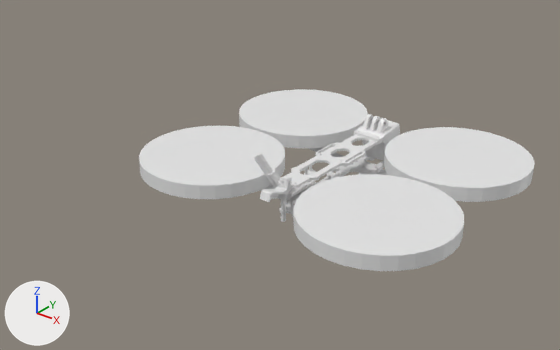
A saved change to the Blender file src/prints.blend.
The view is the same before and after, from a camera (50 mm lens) standing at (279.0, -424.0, 237.0) and looking at (-47.0, -17.0, -15.0). The axes (+X, +Y, +Z) are drawn at lower left. The lights are the same throughout.

Objects in the first picture: '4InchProp', 'CameraMount.19mm', 'GpsMount', 'VtxAntennaMountB', 'bottom_plate', 'top_plate'.
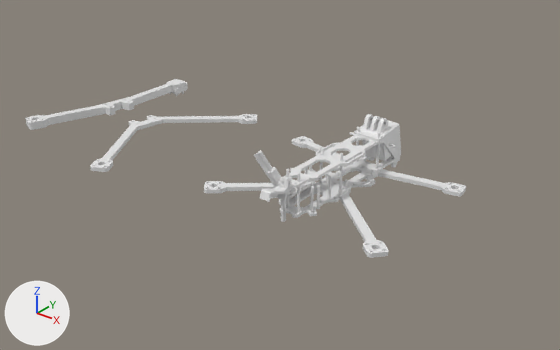
Where the newer file only moved an object's origin or applied its transform, the numbers keep the older frame.

Where the change shows, as pixel boxes (x1, y1, x2, y2) in the pictures (560 x 350 px; the box of a moved part takes in the faces that stretch with it):
'4InchProp', hidden
    before: (139, 89, 535, 271)
'arms.001', added
    after: (25, 79, 257, 172)
'bottom_plate', reshaped
    before: (279, 155, 384, 217)
    after: (279, 155, 400, 218)
'top_plate', reshaped
    before: (280, 135, 382, 188)
    after: (280, 134, 383, 188)
'FrameHoles', shown
    after: (286, 127, 380, 211)
'GpsMount', moved
    both: (260, 186, 289, 202)
'VtxAntennaMountBCut', moved
    before: (254, 153, 276, 188)
    after: (254, 150, 277, 187)
'VtxAntennaMountB', moved
    before: (268, 169, 281, 187)
    after: (268, 167, 281, 186)
'LandingGear', reshaped, moved, modifiers changed (not visible before)
    after: (172, 82, 188, 94)
part 1 of me_bottom_plate_001, moved or reshaped
    before: (286, 155, 384, 212)
    after: (279, 155, 400, 218)
part 2 of me_top_plate_001, moved or reshaped
    both: (280, 142, 361, 187)
'arms', unchanged, uncovered by the edit
    before: (259, 147, 388, 191)
    after: (204, 136, 466, 258)

The change in detail:
me_bottom_plate_001 is used by ob_bottom_plate; location (-19.9, -6.0, -10.8).
me_bottom_plate_001 had 1296 vertices, 2704 faces and spanned x -0.6..40.4, y -62.9..64.1, z 0.0..2.0.
me_bottom_plate_001 now has 1520 vertices, 3168 faces and spans x -0.6..40.4, y -62.9..64.1, z 0.0..2.0.
me_bottom_plate_001 part 1: 60 vertices moved from x 2.1..37.7, y 9.1..64.1, z 0.0..2.0 to x 1.6..38.2, y 9.2..64.1, z 0.0..2.0; 376 vertices removed from x -0.6..40.4, y -59.6..63.1, z 0.0..2.0; 600 vertices added at x -0.6..40.4, y -59.5..63.1, z 0.0..2.0.
me_top_plate_001 is used by ob_top_plate; location (0.0, 0.6, 11.2).
me_top_plate_001 had 432 vertices, 904 faces and spanned x -14.0..14.0, y -69.4..29.6, z 0.0..2.0.
me_top_plate_001 now has 444 vertices, 932 faces and spans x -14.0..14.0, y -69.4..29.6, z 0.0..2.0.
me_top_plate_001 part 2: 24 vertices moved from x -11.0..11.0, y -50.9..-0.4, z 0.0..2.0 to x -11.5..11.5, y -51.4..0.1, z 0.0..2.0; 28 vertices removed from x -8.2..8.2, y -66.7..-4.4, z 0.0..2.0; 44 vertices added at x -8.2..8.2, y -66.6..-3.9, z 0.0..2.0.
Mesh me_arms_002 is new.
It has 1336 vertices, 2718 faces and spans x -76.0..76.0, y -66.0..54.0, z 0.0..6.0.
Object 'FrameHoles' (ob_frameholes) is now shown.
Object '4InchProp' (ob_4inchprop) is now hidden.
Object 'LandingGear' (ob_landinggear) moves from (-70.4, 42.7, 0.0) to (-213.9, 42.7, 0.0).
Object 'LandingGear' (ob_landinggear) has a BOOLEAN modifier named 'Boolean'.
On modifier 'Boolean' of object 'LandingGear' (ob_landinggear), object goes from ob_landinggearcut to ob_arms_001.
Object 'LandingGearMotorHoles' (ob_landinggearmotorholes) moves from (-70.4, 40.3, 0.0) to (-213.9, 40.3, 0.0).
Object 'LandingGearCut' (ob_landinggearcut) moves from (-70.4, 40.3, 0.0) to (-213.9, 40.3, 0.0).
Object 'LandingGearCut' (ob_landinggearcut) is now hidden.
Object 'LandingGearCushion' (ob_landinggearcushion) moves from (-70.4, 40.3, -2.5) to (-213.9, 40.3, -2.5).
Object 'VtxAntennaMountB' (ob_vtxantennamountb) moves from (-10.7, -65.5, 9.6) to (-10.7, -65.5, 11.1).
Object 'GpsMount' (ob_gpsmount) moves from (0.0, -77.9, 5.7) to (0.0, -78.1, 6.2).
Object 'arms.001' (ob_arms_001) is new; it shows me_arms_002.
Its location is (-179.3, -34.6, 0.0).
Its rotation in degrees is (0, 0, 80).
